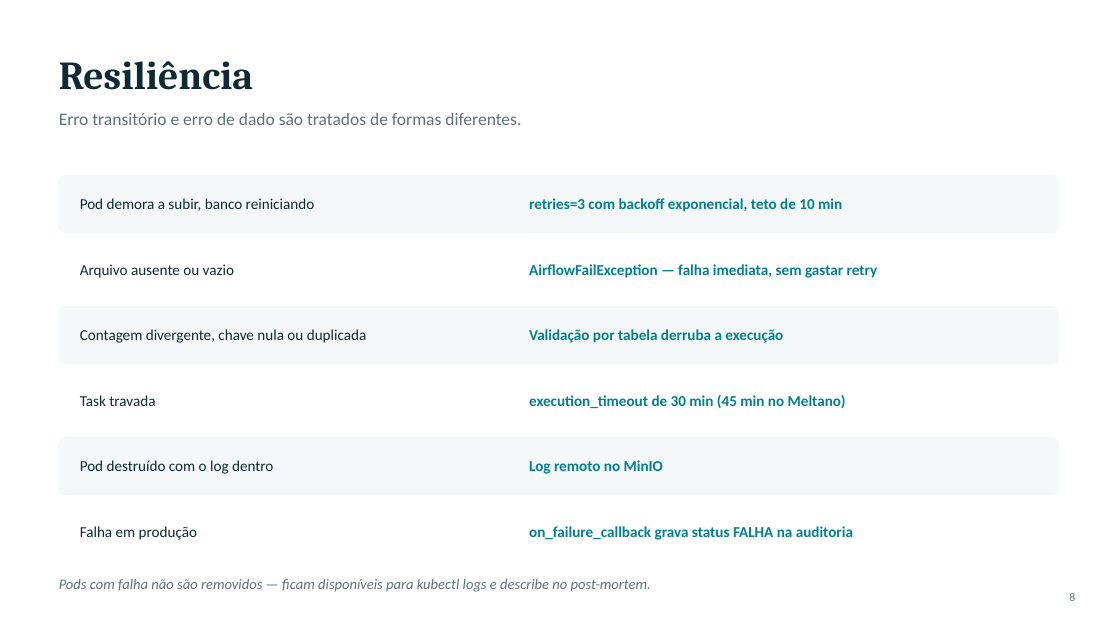
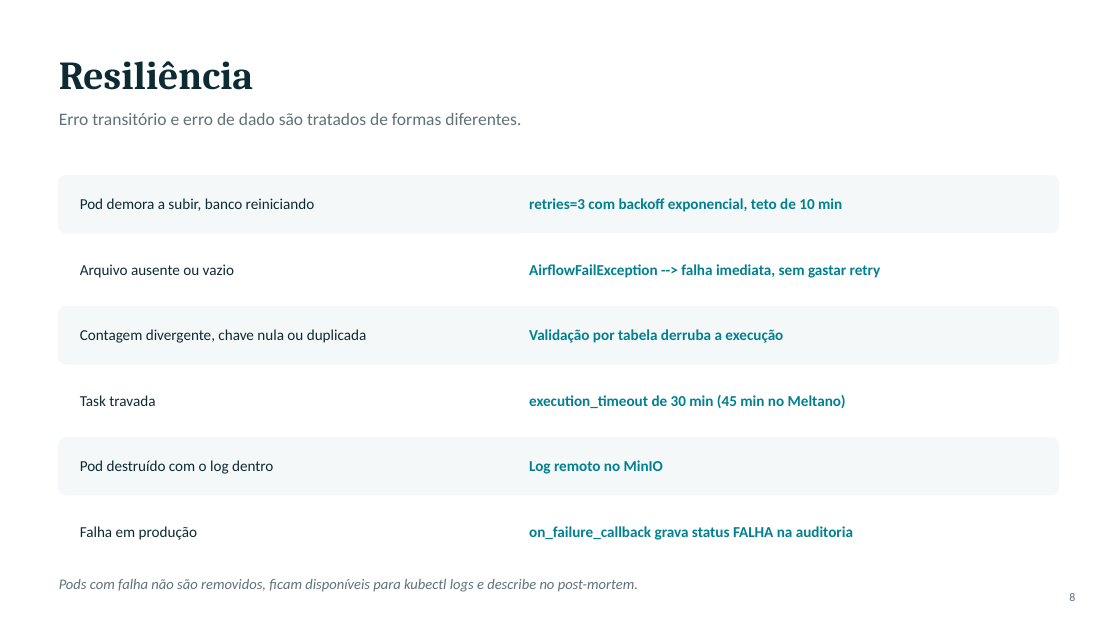
Before and after one commit to dwsilva/de_cert_indicium, a slide deck: slide 8 of docs/apresentacao.pptx. Drawn at 1120x630 pixels with LibreOffice and Linux fonts; fonts in the diff are those of the drawing. Boxes give left, top, right and bottom in pixels: in the first picture for what was removed or moved away, otherwise in the second. Text is boxed around its words. In the diff, an @@ line names an element or a change of style, - is before the commit and + after.

```diff
--- a/docs/apresentacao.pptx
+++ b/docs/apresentacao.pptx
@@ text at bbox=[529, 264, 881, 278]: text changed @@
-AirflowFailException — falha imediata, sem gastar retry
+AirflowFailException --> falha imediata, sem gastar retry
@@ text at bbox=[59, 579, 638, 592]: text changed @@
-Pods com falha não são removidos — ficam disponíveis para kubectl logs e describe no post-mortem.
+Pods com falha não são removidos, ficam disponíveis para kubectl logs e describe no post-mortem.
```
Also in this commit, not shown: 4 other slides changed, 5 other files.
